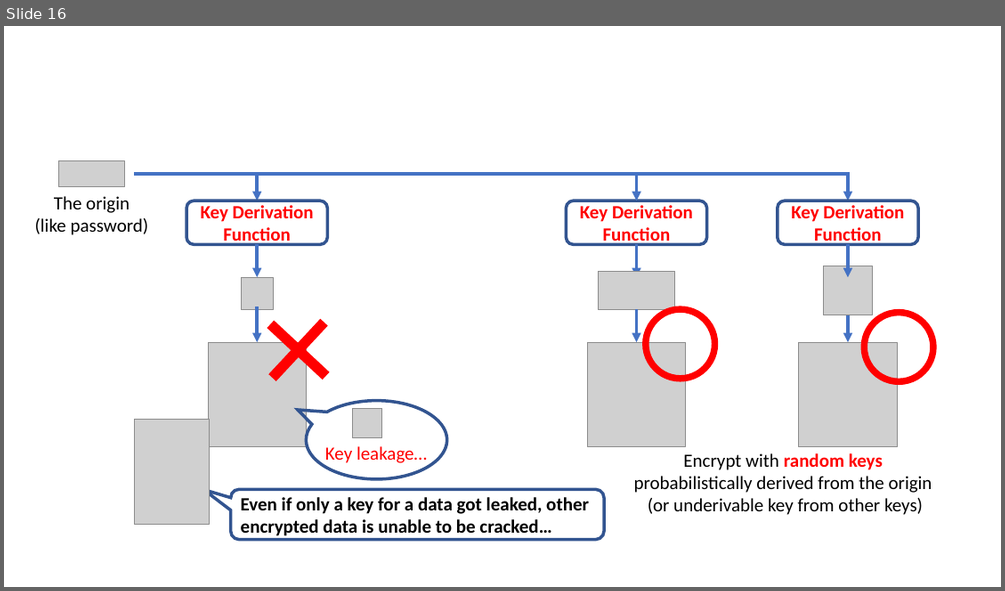
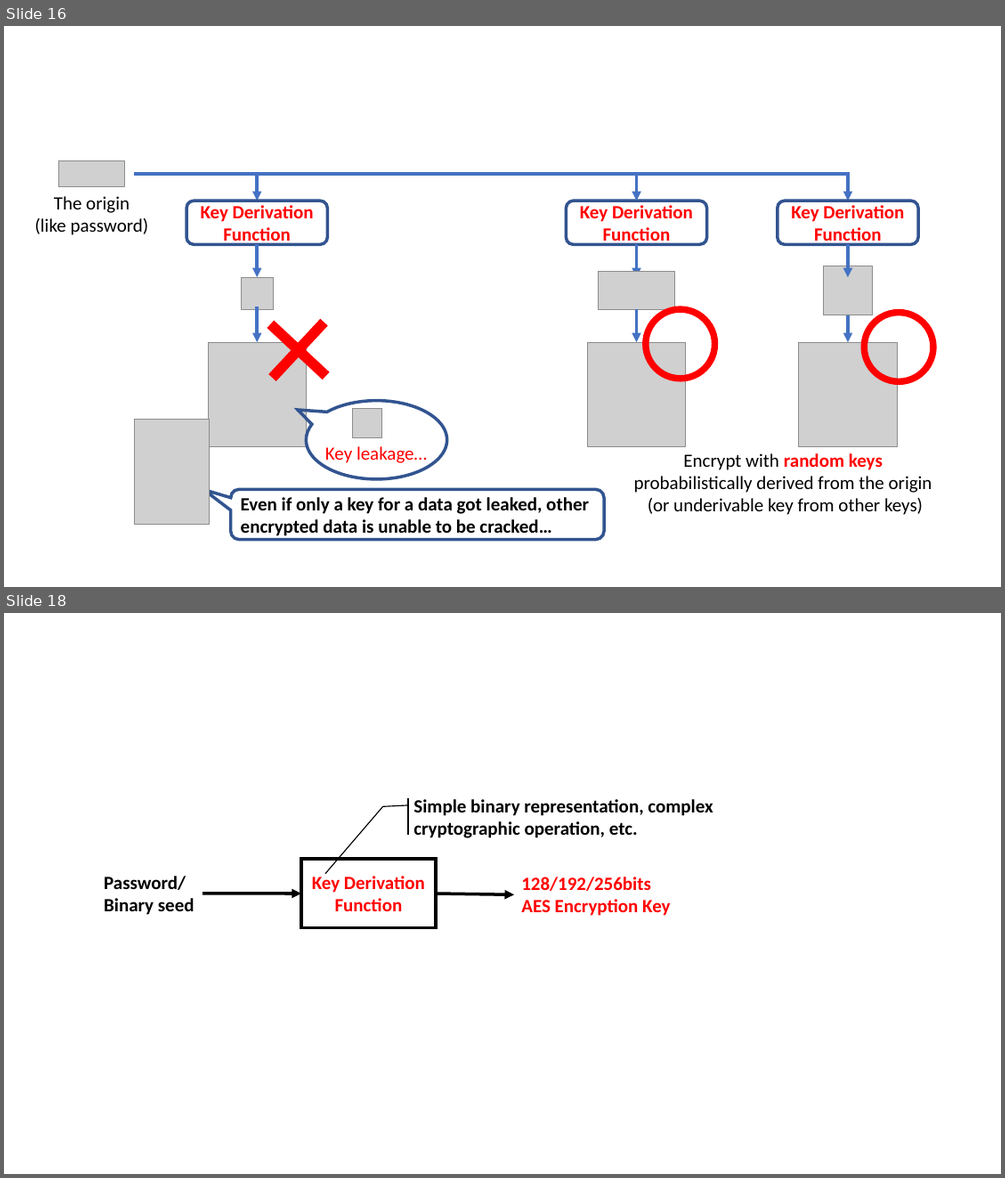
Before and after one commit to junkurihara/class-e2e_security_js, a slide deck: images.pptx. Shown one above the other, each under a label of ours: slide 16 before the commit, slides 16 and 18 after it; the slides between them are not shown. The pictures are 1005x591 and 1005x1178 pixels, drawn with LibreOffice and Linux fonts; fonts in the diff are those of the drawing; grey boxes stand for pictures. Boxes give left, top, right and bottom in pixels: in the first picture for what was removed or moved away, otherwise in the second. Text is boxed around its words. In the diff, an @@ line names an element or a change of style, - is before the commit and + after.

```diff
--- a/images.pptx
+++ b/images.pptx
@@ slide 18 added at bbox=[4, 613, 1001, 1174], background #FFFFFF @@
@@ accent callout added at bbox=[406, 798, 727, 835], outline #000000 1 pt, 18 pt, text #000000, bold @@
+Simple binary representation, complex cryptographic operation, etc.
@@ text added at bbox=[104, 876, 194, 915], 18 pt, text #000000, bold @@
+Password/
+Binary seed
@@ rectangle added at bbox=[301, 859, 437, 928], outline #000000 3 pt, 18 pt, text #FF0000, bold @@
+Key Derivation Function
@@ text added at bbox=[521, 876, 670, 916], 18 pt, text #FF0000, bold @@
+128/192/256bits
+AES Encryption Key
@@ arrow added from (202, 893) to (301, 893), #000000 3 pt @@
@@ arrow added from (436, 893) to (514, 895), #000000 3 pt @@
```
Also in this commit, not shown: 2 other slides added, 2 other files.
